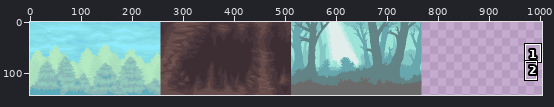
Pixel-art file: Dragon.gmx/GFX/background.aseprite. Above: a wide view before the commit, with the close-up outlined.
Close-up. Earlier state:
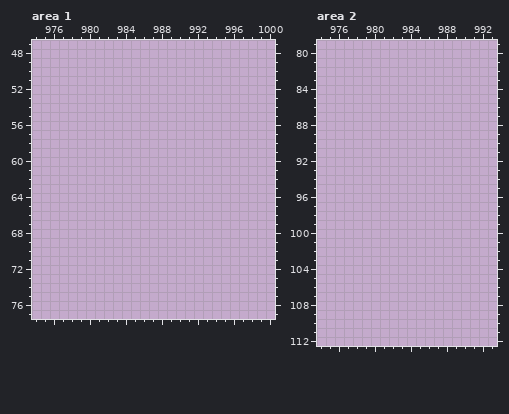
1024x144 pixels, 1 frame. Colours within 5 levels of each other are drawn and written as one. Shown: area 1: x 974..1000, y 47..77; area 2: x 974..993, y 79..112. The wide view leaves out empty margins. The commit also changed other parts of the picture, which this record leaves out.
Palette (. is transparent): 
After the commit:
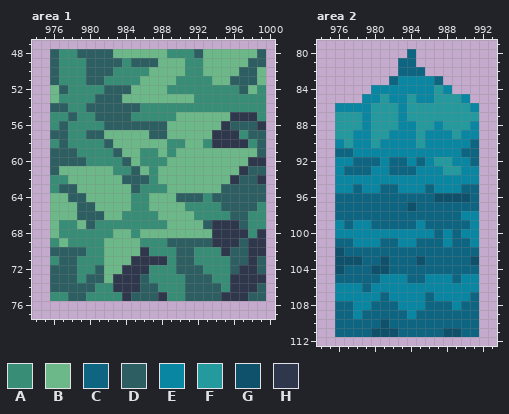
Colours new in this view: A #388d76  B #6cb888  C #0d6581  D #2d5e61  E #0886a2  F #249a9e  G #0f516b  H #2f374c
The edit:
Changed rows in their new state; - is an unchanged pixel.
Area 1:
first column x 976:
48 DAADDDDBBBBBBAAADBBBBBBD
49 DAAADDDDADDDBBBAABBBBBDD
50 DAAADDDAAAABBBBAABBBBDDB
51 DAAADDAAAABBBBAAAABBDDDB
52 BDAAAADDDBBBBAAAAAAAADBA
53 BAAAADDDBBBBBBBBAAAAAAAA
54 DDAADDDDDDAAAAAAAAAAAAAA
55 AADAADDDDAAAAABBBBBBHHHA
56 ADAAAADDDDDDDBBBBBBHDDDH
57 DDAADDBBBBBDDBBBBBHHHADD
58 ADAAAADBBBBBBAABBAHHHHAD
59 DDDAAAADBBAABABBBBBBBBBD
60 DDDDAAAADBAAABBBBBBBBBHH
61 DBBBBBBAADBABBBBBBBBBHDD
62 AABBBBBBDDDABBBBBBBBHDDH
63 ADDBBBBBBDAAABBBBBBDDDDD
64 BBDDBBBBBAABBBDDDADDDDDD
65 BBBDDBBBBAABBBBAAAADDDDA
66 BBBDDDBBAAAABBBBAAAADDAA
67 BAABDAAAAAAAABBBBDHHHDAA
68 BAAAAAABBABBBBBBBBHHHHAH
69 ABAAAABBBBAAADDDDDHHHDHH
70 DDDDAABBBBHAAADDAAAHDDHH
71 ADDAAABBBHHHHADDAAAADDHD
72 DDDAADBBHHHAAADDDAAADHHD
73 DDDADDBHHHDAAAADDDAAHHHH
74 DDDDDAAHHHDDAAADDDDAHHHD
75 AADDAAAAHDDDHAADDDDHHHDD
Area 2:
first column x 976:
 80 --------C-------
 81 -------CC-------
 82 -------CCC------
 83 ------CEEEEC----
 84 ----EEEEEEEFE---
 85 ---EEFEEFEEFFFE-
 86 EEEEFFFEFFFFFFFE
 87 FFFEFFFEFFFFFFFF
 88 FFFEFFFEEFFEFFFE
 89 FFEEFFEEEFEEEFEE
 90 EFEEFEEEEFEEEEEC
 91 CCEEEEEEEEEEEECC
 92 EECCCECCECEFFEEC
 93 ECCCEECCCEEEFFEE
 94 EEEEEEEEEEEEEEEE
 95 EECEECCEEECEEECC
 96 CCCCCCCCCCCGGGGC
 97 CCCCCCCCGCCCCCCC
 98 CCCCCCCCCCCCCCEE
 99 ECEECCCCCECCCCCE
100 EEEEEEEEEEECECEE
101 CCEEECCEECCCECCE
102 GCCCCCCCCCCCCCCC
103 GGGCCGCCCGCCCCCG
104 GCCCGGCCCCCCCCCC
105 CCCCCEEECCEEECEE
106 EEECEEEEEEEEEEEE
107 EEEEECEEEECEEEEC
108 CCEECCCEEECCCECC
109 CCECCCCCECCCCCCC
110 CCCCCGCCCCCCCCCC
111 CCCCGGGCCCCCGGCC
Boxes around the changes in both close-ups, in picture pixels (x1, y1, x2, y2):
added: (50, 49, 266, 301)
added: (335, 49, 479, 337)
